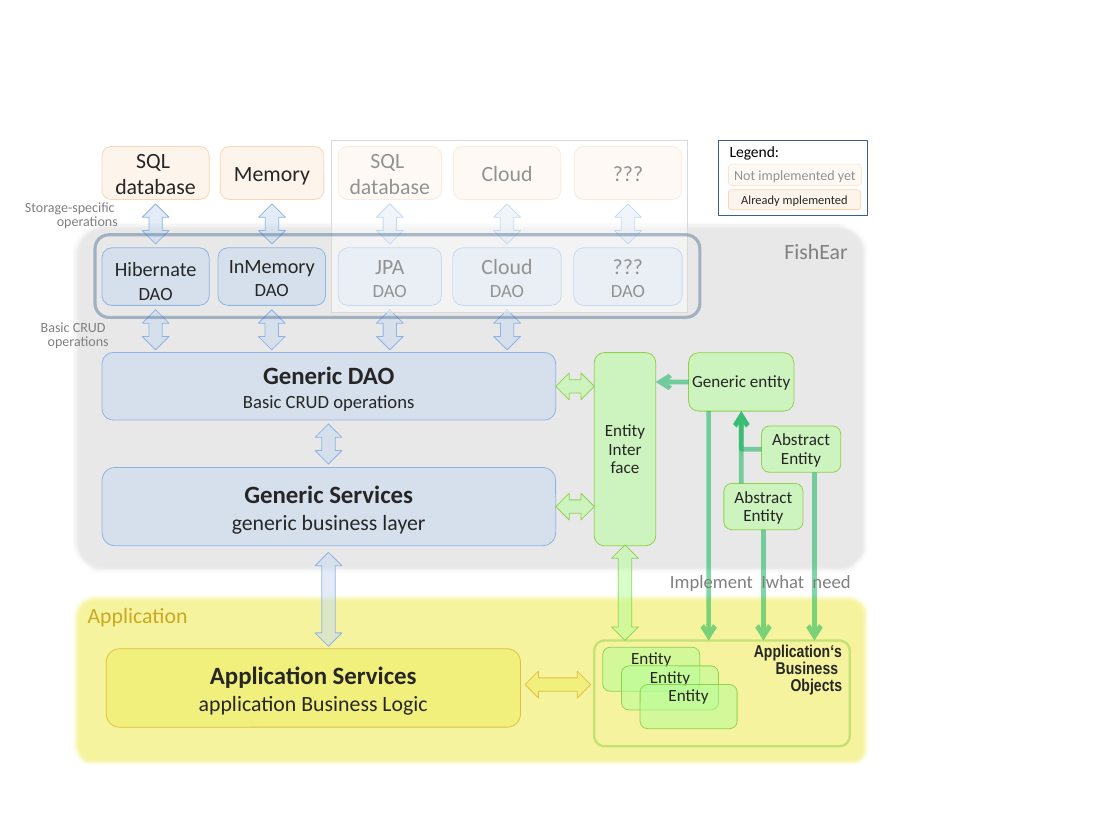
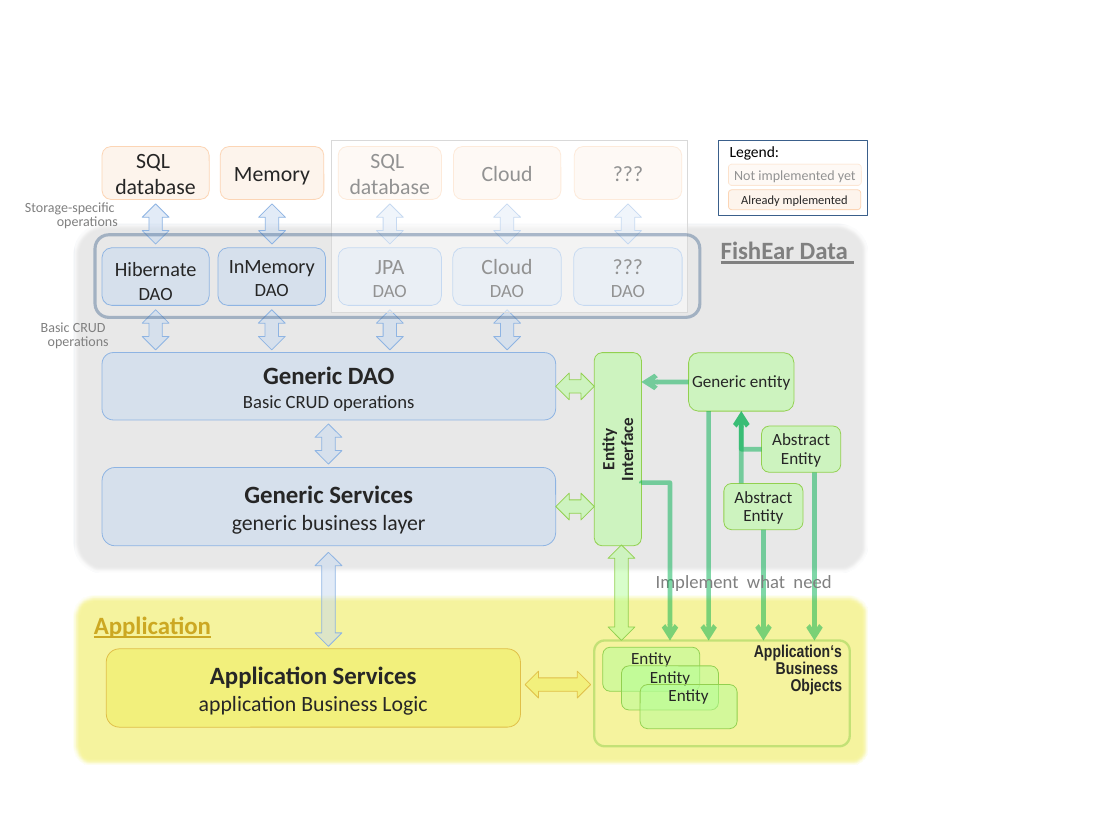
Before and after one commit to Letractively/fishear.docs, a slide deck: slide 1 of docs/fishear_schema.pptx. Drawn at 1120x840 pixels with LibreOffice and Linux fonts; fonts in the diff are those of the drawing. Boxes give left, top, right and bottom in pixels: in the first picture for what was removed or moved away, otherwise in the second. Text is boxed around its words. In the diff, an @@ line names an element or a change of style, - is before the commit and + after.

```diff
--- a/docs/fishear_schema.pptx
+++ b/docs/fishear_schema.pptx
@@ text added at <box>721,241,848,264</box>, 16 pt, text #808080, bold, underline @@
+FishEar Data
@@ text in rounded rectangle at <box>784,244,847,259</box>: text removed @@
-FishEar
@@ rounded rectangle "Entity Interface": place and size @@
-rounded rectangle "Entity Interface" at <box>595,353,656,545</box>
+rounded rectangle "Entity Interface" at <box>595,353,642,545</box>
@@ arrow moved from (689, 382) - (655, 382) to (689, 382) - (642, 382) @@
@@ text in rounded rectangle at <box>598,423,638,479</box>: text changed; bold on @@
-Entity
-Inter
-face
+Entity
+Interface
@@ elbow arrow added from (642, 484) to (670, 641), #00B050 3 pt @@
@@ up down arrow: place and size @@
-up down arrow at <box>612,545,638,641</box>
+up down arrow at <box>608,545,635,641</box>
@@ text at <box>656,572,831,593</box>: text changed @@
-Implement Iwhat need
+Implement what need
@@ text in rounded rectangle at <box>88,608,188,627</box>: text removed @@
-Application
@@ text added at <box>94,616,211,638</box>, 16 pt, text #CCA822, bold, underline @@
+Application
```
Also in this commit, not shown: 2 other files.
